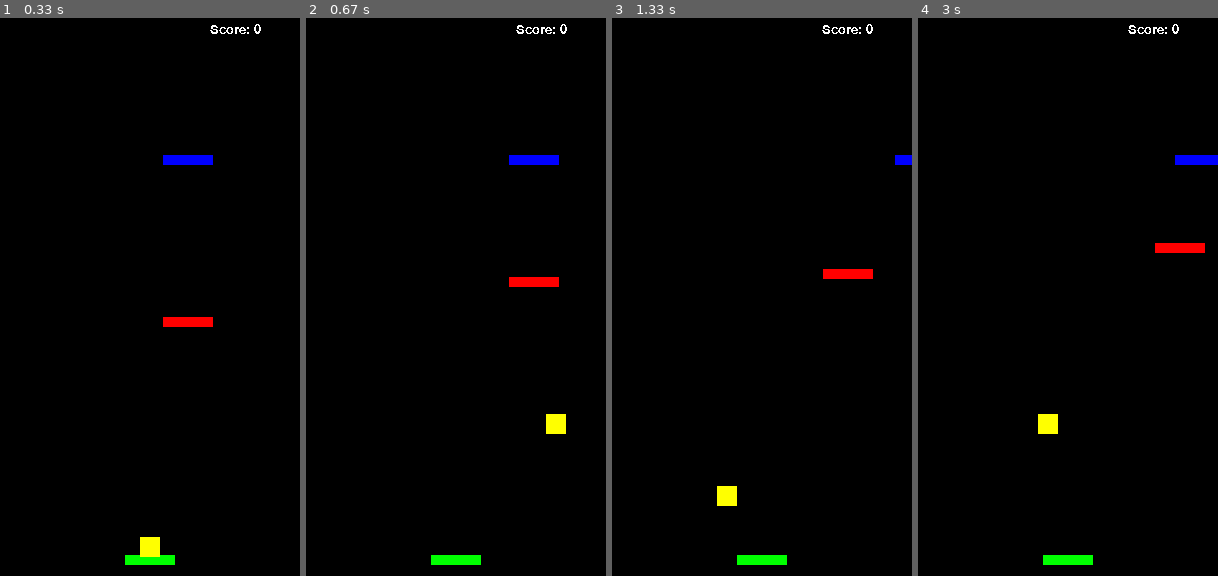
Above: before the commit, frames 1-4 (left to right).
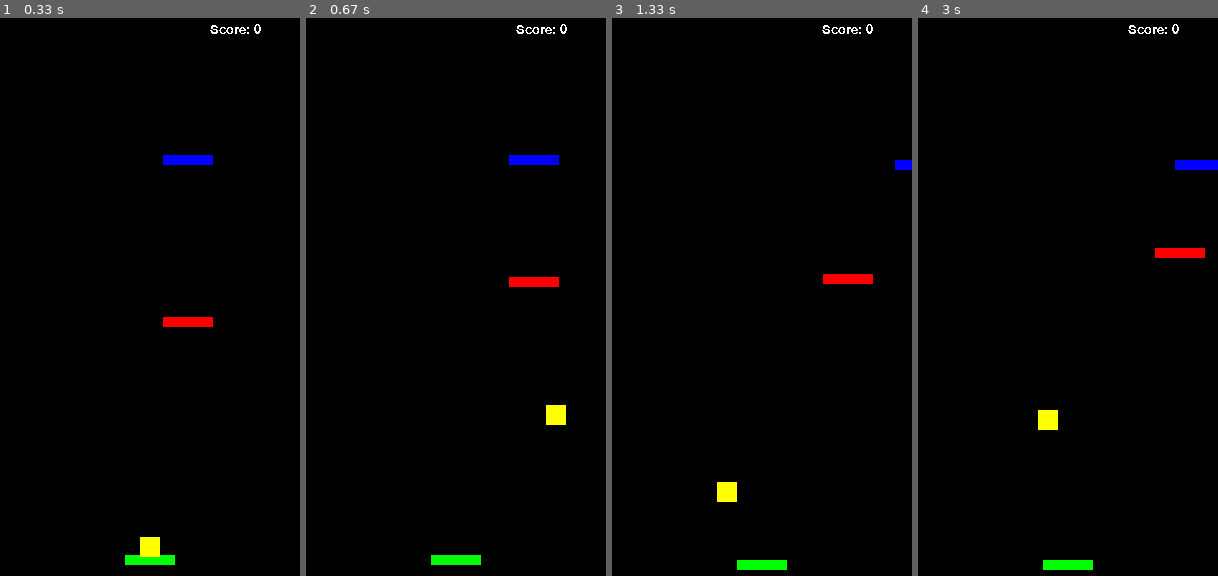
Above: after the commit, the same moments.

Repository: lolloz98/pygame_games
Game: pygame game, started from dodo_jump/main.py
Same seed, same stepped clock (60 frames per second), same inputs: the game is played once before the commit and once after it.
Inputs:
- Up to frame 1 (0.33 s): no input
- Up to frame 2 (0.67 s): hold D from 0.33 s (still down)
- Up to frame 3 (1.33 s): release D at 0.8 s; hold D 0.83-1.3 s
- Up to frame 4 (3 s): hold A 1.33-1.87 s; hold S 1.9-2.2 s; hold A 2.23-2.63 s; hold D from 2.67 s (still down)

Frame 1 is identical in both runs. In frame 2, 0.2% of the frame differs, in the area x 80-87%, y 69-75%; in frame 3, 0.8%; in frame 4, 0.9%, in the area x 40-100%, y 24-99%.

Commit message:
DODO-JUMP Improved player moment

Diff:
--- a/dodo_jump/player.py
+++ b/dodo_jump/player.py
@@ -30,10 +30,11 @@
         # only one tile max in hits
         if hits and self.curr_velocity_y >= 0:
             for hit in hits:
-                self.rect.midbottom = (self.rect.midbottom[0], hit.rect.y)
-                self.curr_velocity_y = -constants.jump_force
-        else:
-            self.rect.y += self.curr_velocity_y * dt
+                if hit.rect.midtop[1] >= self.rect.center[1]:
+                    self.rect.midbottom = (self.rect.midbottom[0], hit.rect.y)
+                    self.curr_velocity_y = -constants.jump_force
+
+        self.rect.y += self.curr_velocity_y * dt
 
     def changeInDir(self, dir, pygameEvent):
         if pygameEvent == pygame.KEYDOWN:
